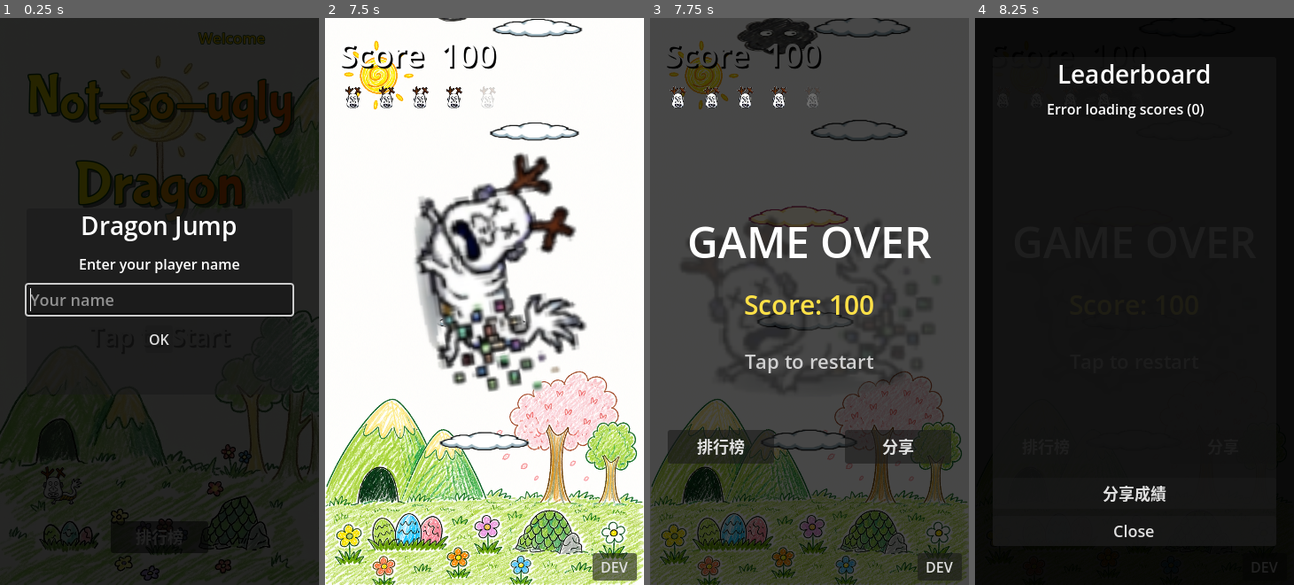
Above: before the commit, frames 1-4 (left to right).
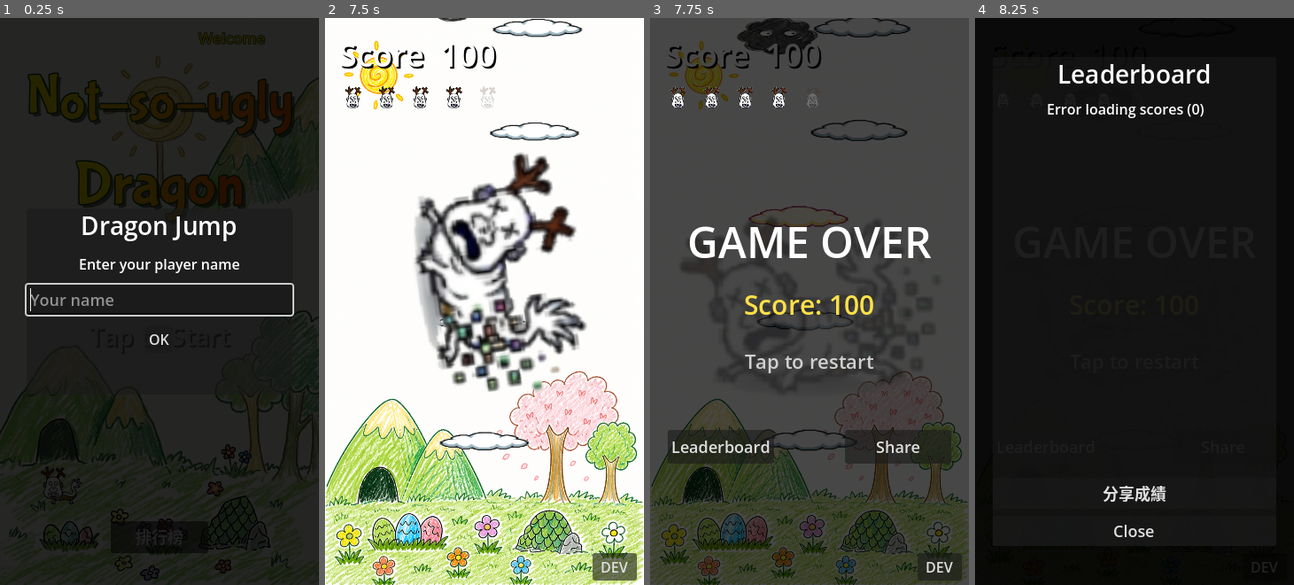
Above: after the commit, the same moments.

Repository: leo70623/Dragon_jump
Game: Godot game, scene res://start_screen.tscn
Same seed, same stepped clock (60 frames per second), same inputs: the game is played once before the commit and once after it.
Inputs (mouse positions are in pixels of both pictures, inside the frame that each line leads up to):
- Up to frame 1 (0.25 s): no input
- Up to frame 2 (7.5 s): click (484, 301) at 0.52 s; type "Alex" at 0.6 s; click "排行榜" at 1.25 s; click "Welcome" at 2 s; click "OK" at 2.75 s; click "Welcome, Alex" at 3.5 s; click "Cancel" at 4.25 s; tap Enter at 5 s; move the mouse to (554, 273) at 5.02 s; hold Right (ui_right) 5.03-5.75 s; click (554, 273) at 5.17 s; drag from (420, 329) to (484, 437) at 5.77 s; move the mouse to (516, 176) at 6.52 s; hold Left (ui_left) 6.53-7.25 s; drag from (468, 414) to (535, 131) at 7.27 s
- Up to frame 3 (7.75 s): no input
- Up to frame 4 (8.25 s): click (1045, 448) at 8 s, where only the run before the commit has a clickable "排行榜"

Frames 1-2 are identical in both runs. In frame 3, 0.6% of the frame differs, in the area x 6-85%, y 74-78%; in frame 4, less than 0.1%.

Commit message:
feat: 手機鍵盤修復 + Game Over 按鈕英文化
- JavaScriptBridge 建立隱藏 <input> 元素，觸發行動裝置虛擬鍵盤
- canvas touchstart 監聽器確保 iOS Safari 在使用者手勢內呼叫 focus()
- 每次 input/blur 事件即時同步值回 Godot LineEdit
- OK/Cancel 關閉對話框時清除隱藏 input 及事件監聽器
- Game Over 畫面按鈕文字改為英文（Leaderboard / Share）

Co-Authored-By: Claude Sonnet 4.6 <noreply@anthropic.com>

Diff:
--- a/leaderboard.gd
+++ b/leaderboard.gd
@@ -27,6 +27,9 @@
 
 # Score to submit (set before check/patch flow)
 var _submit_score_value: int = 0
+
+# Holds JavaScriptObject reference so GC doesn't collect it
+var _js_keyboard_cb = null
 
 func _ready() -> void:
 
@@ -241,12 +244,12 @@
 	if not is_instance_valid(_name_dialog):
 		return
 	_name_input.text = player_name
-	# Show/hide Cancel button based on first_time
 	var cancel_btn := _name_dialog.find_child("CancelBtn", true, false)
 	if is_instance_valid(cancel_btn):
 		cancel_btn.visible = not first_time
 	_name_dialog.visible = true
 	_name_input.grab_focus()
+	_open_mobile_keyboard()
 
 func show_leaderboard() -> void:
 	if player_name == "":
@@ -278,12 +281,14 @@
 		return
 	player_name = name
 	_save_config()
+	_close_mobile_keyboard()
 	_name_dialog.visible = false
 	if _pending_lb:
 		_pending_lb = false
 		show_leaderboard()
 
 func _on_name_cancel() -> void:
+	_close_mobile_keyboard()
 	_name_dialog.visible = false
 
 # ─────────────────────────────────────────────
@@ -457,6 +462,48 @@
 		push_error("[Leaderboard] Score submit error code: %d" % response_code)
 
 # ─────────────────────────────────────────────
+# Mobile keyboard helpers (Web only)
+# ─────────────────────────────────────────────
+func _open_mobile_keyboard() -> void:
+	if OS.get_name() != "Web":
+		return
+	_js_keyboard_cb = JavaScriptBridge.create_callback(func(args: Array):
+		if args.size() > 0 and is_instance_valid(_name_input):
+			_name_input.text = str(args[0])
+			_name_input.caret_column = _name_input.text.length()
+	)
+	var window := JavaScriptBridge.get_interface("window")
+	window._godotKbCb = _js_keyboard_cb
+
+	var safe_val := _name_input.text.replace("\\", "\\\\").replace("'", "\\'")
+	var js := "(function(){"
+	js += "var o=document.getElementById('_gkb');if(o)o.remove();"
+	js += "var e=document.createElement('input');"
+	js += "e.id='_gkb';e.type='text';e.maxLength=20;e.value='" + safe_val + "';"
+	# opacity:0.01 (not 0) — iOS won't focus invisible elements
+	js += "e.style.cssText='position:fixed;opacity:0.01;top:50%;left:50%;width:1px;height:1px;border:none;outline:none;z-index:9999;';"
+	js += "document.body.appendChild(e);"
+	js += "e.focus();"
+	# Canvas touchstart handler: iOS requires focus() inside a user-gesture callback
+	js += "var c=document.querySelector('canvas');"
+	js += "if(c){e._th=function(){e.focus();};c.addEventListener('touchstart',e._th,{passive:true});}"
+	js += "e.addEventListener('input',function(){window._godotKbCb([e.value]);});"
+	js += "e.addEventListener('blur',function(){window._godotKbCb([e.value]);});"
+	js += "})();"
+	JavaScriptBridge.eval(js)
+
+func _close_mobile_keyboard() -> void:
+	if OS.get_name() != "Web":
+		return
+	var js := "var e=document.getElementById('_gkb');"
+	js += "if(e){"
+	js += "var c=document.querySelector('canvas');"
+	js += "if(c&&e._th)c.removeEventListener('touchstart',e._th);"
+	js += "e.remove();}"
+	JavaScriptBridge.eval(js)
+	_js_keyboard_cb = null
+
+# ─────────────────────────────────────────────
 # Share
 # ─────────────────────────────────────────────
 func share_score(score_val: int) -> void:
--- a/main.gd
+++ b/main.gd
@@ -251,7 +251,7 @@
 	_update_cooldown_label()
 	Leaderboard.submit_score(score)
 	var lb_btn := Button.new()
-	lb_btn.text = "排行榜"
+	lb_btn.text = "Leaderboard"
 	lb_btn.add_theme_font_size_override("font_size", 18)
 	lb_btn.size = Vector2(120, 38)
 	lb_btn.position = Vector2(20.0, 465.0)
@@ -259,7 +259,7 @@
 	game_over_screen.add_child(lb_btn)
 
 	var share_btn := Button.new()
-	share_btn.text = "分享"
+	share_btn.text = "Share"
 	share_btn.add_theme_font_size_override("font_size", 18)
 	share_btn.size = Vector2(120, 38)
 	share_btn.position = Vector2(220.0, 465.0)
